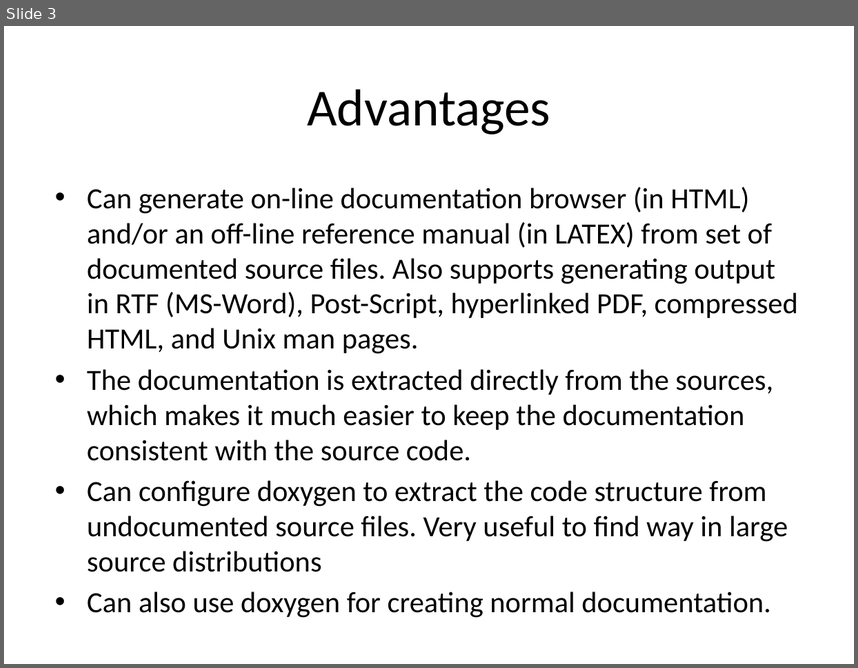
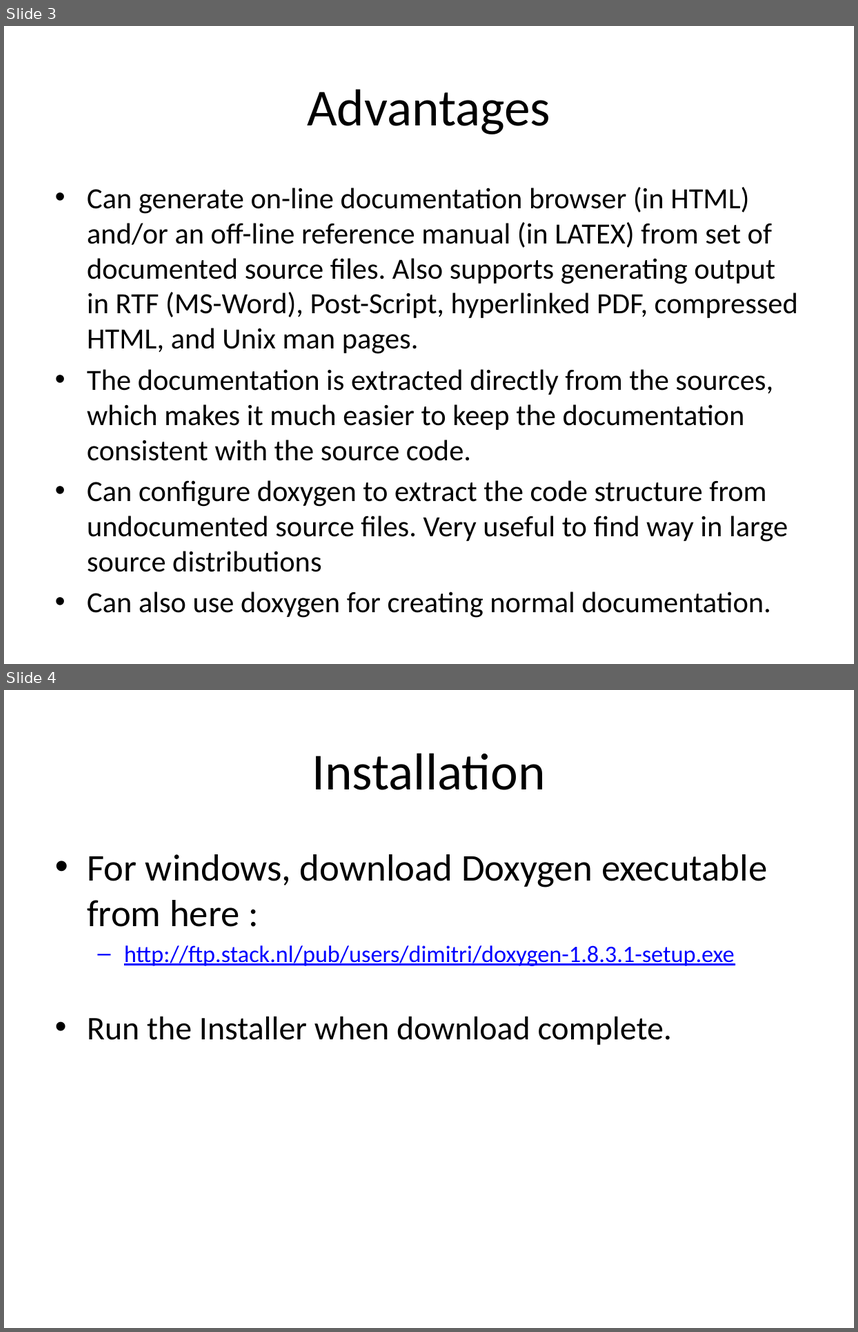
Before and after one commit to rongpt/trygit, a slide deck: Doxygen.pptx. Shown one above the other, each under a label of ours: slide 3 before the commit, slides 3 and 4 after it. The pictures are 858x668 and 858x1332 pixels, drawn with LibreOffice and Linux fonts; fonts in the diff are those of the drawing. Boxes give left, top, right and bottom in pixels: in the first picture for what was removed or moved away, otherwise in the second. Text is boxed around its words. In the diff, an @@ line names an element or a change of style, - is before the commit and + after.

```diff
--- a/Doxygen.pptx
+++ b/Doxygen.pptx
@@ slide 4 added at (4, 690, 854, 1328), background #FFFFFF @@
@@ title added at (312, 753, 546, 790), 44 pt, text #000000 @@
+Installation
@@ text added at (87, 854, 767, 1045), 20 pt, text #000000 @@
+• For windows, download Doxygen executable from here :
+  – http://ftp.stack.nl/pub/users/dimitri/doxygen-1.8.3.1-setup.exe
+• Run the Installer when download complete.
```
Also in this commit, not shown: 1 slide removed, 1 other file.
